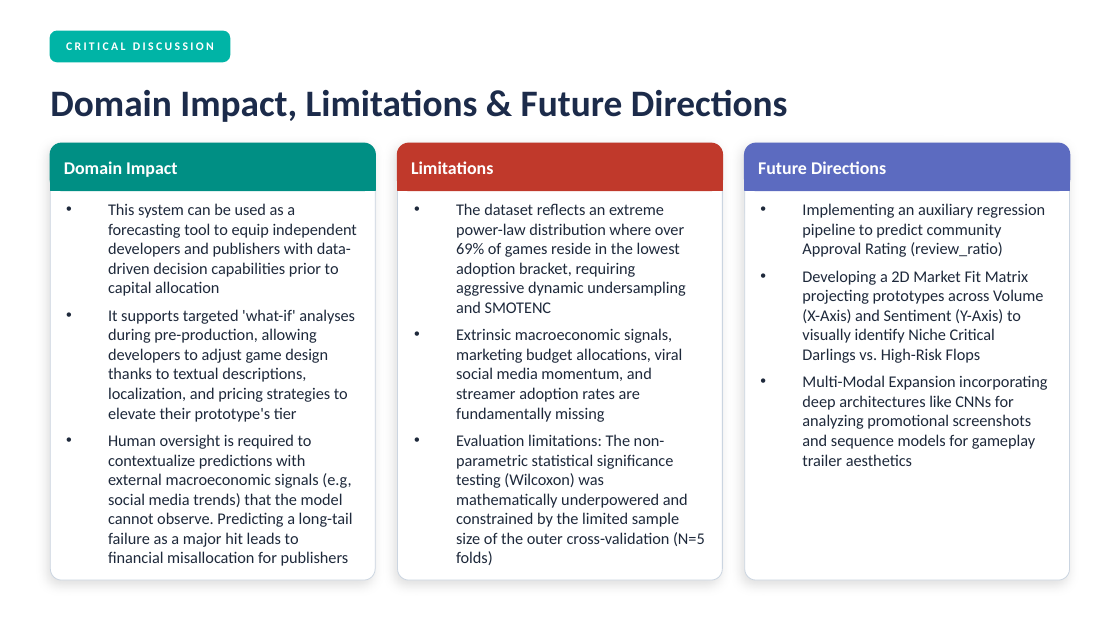
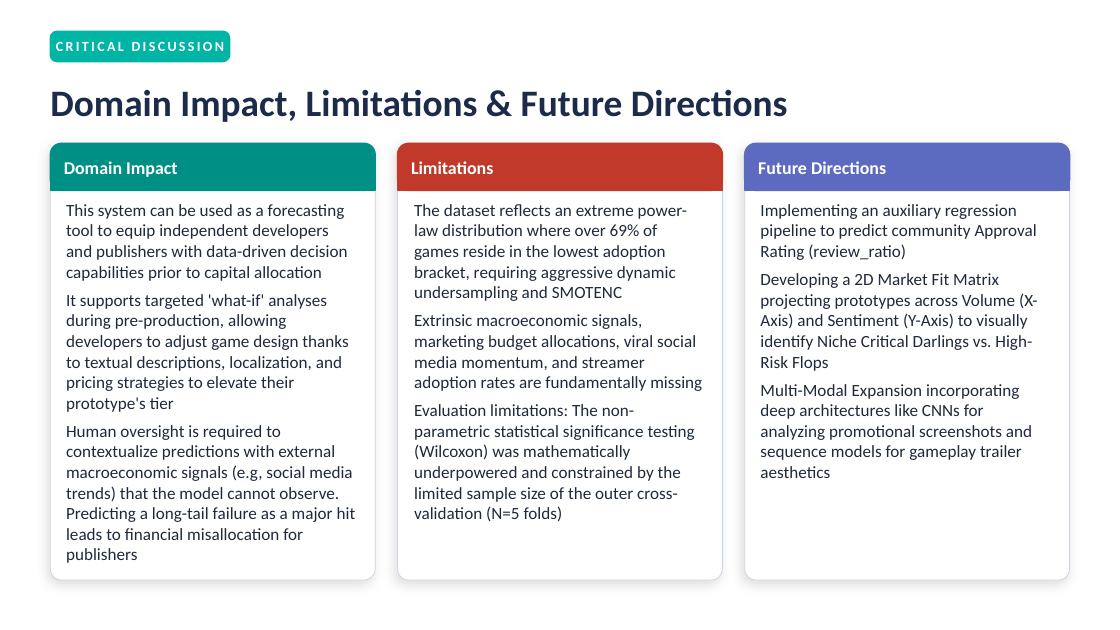
Before and after one commit to AndreaZanin02/HitPredictor-Steam, a slide deck: slide 14 of documentation/Presentation.pptx. Drawn at 1120x630 pixels with LibreOffice and Linux fonts; fonts in the diff are those of the drawing. Boxes give left, top, right and bottom in pixels: in the first picture for what was removed or moved away, otherwise in the second. Text is boxed around its words. In the diff, an @@ line names an element or a change of style, - is before the commit and + after.

```diff
--- a/documentation/Presentation.pptx
+++ b/documentation/Presentation.pptx
@@ text "CRITICAL DISCUSSION" at box(56, 41, 224, 51): size 7.5 to 9 pt @@
@@ size 10.5 to 11 pt; bullet • to none in 3 elements at box(66, 204, 356, 563), box(414, 204, 702, 521), box(760, 204, 1038, 478) @@
```
Also in this commit, not shown: 11 other slides changed, 1 other file.
